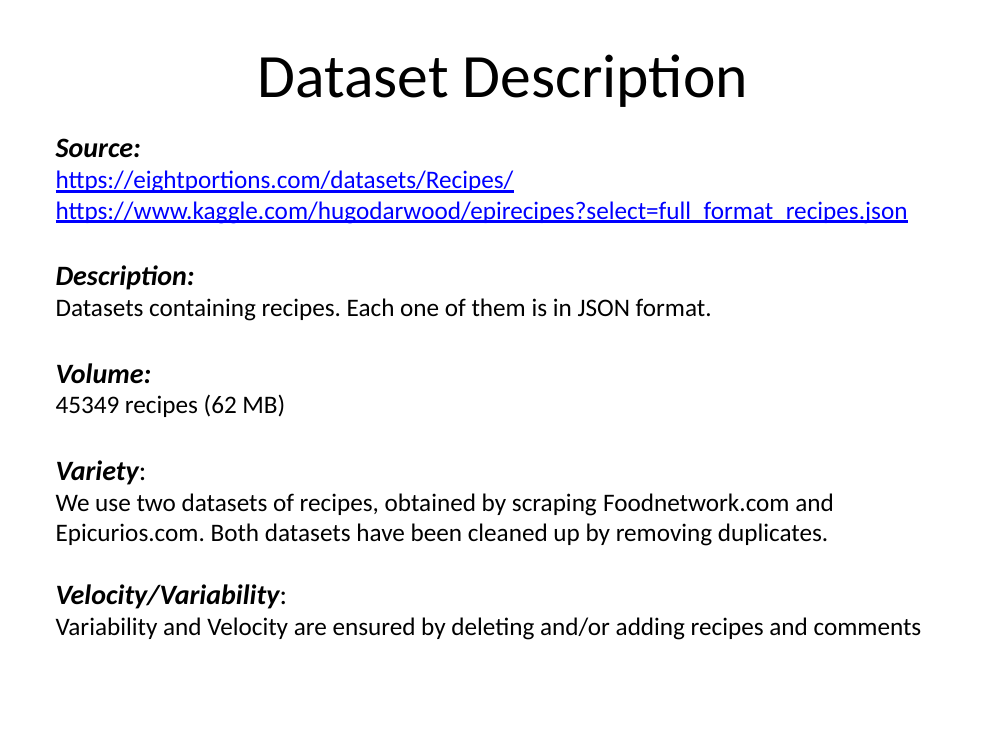
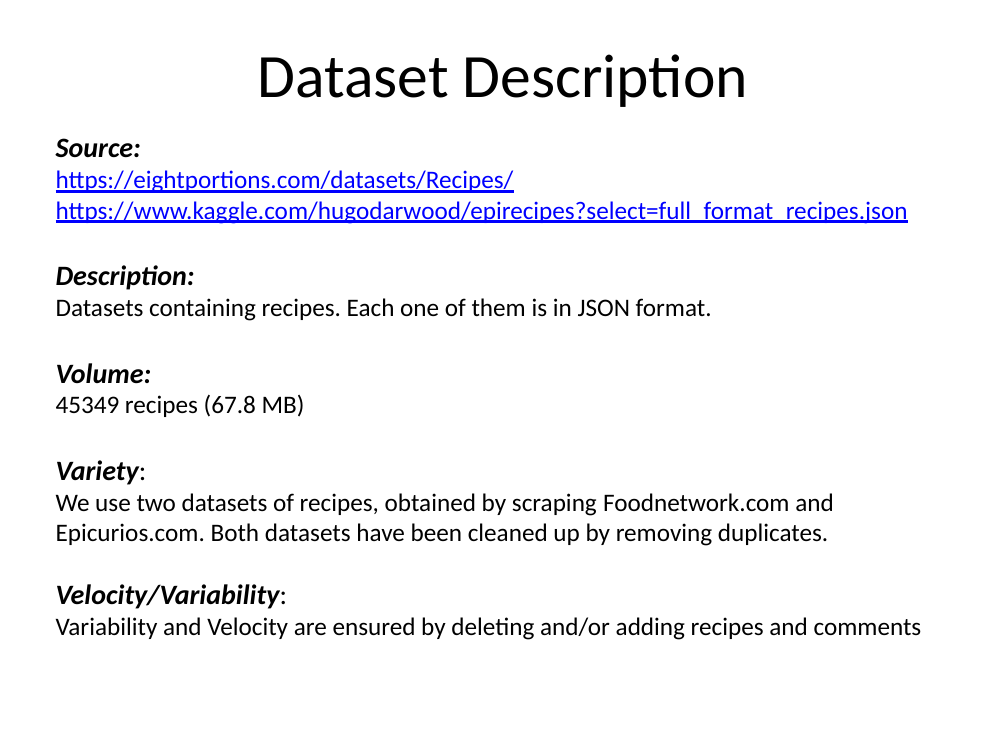
Before and after one commit to fraie98/JustRecipe, a slide deck: slide 4 of Documents/JustRecipe Presentation.pptx. Drawn at 1008x756 pixels with LibreOffice and Linux fonts; fonts in the diff are those of the drawing; background and template pictures are left out. Boxes give left, top, right and bottom in pixels: in the first picture for what was removed or moved away, otherwise in the second. Text is boxed around its words. In the diff, an @@ line names an element or a change of style, - is before the commit and + after.

```diff
--- a/Documents/JustRecipe Presentation.pptx
+++ b/Documents/JustRecipe Presentation.pptx
@@ text at (56, 394, 305, 417): text changed @@
-45349 recipes (62 MB)
+45349 recipes (67.8 MB)
```
Also in this commit, not shown: 2 other slides changed, 11 other files.
